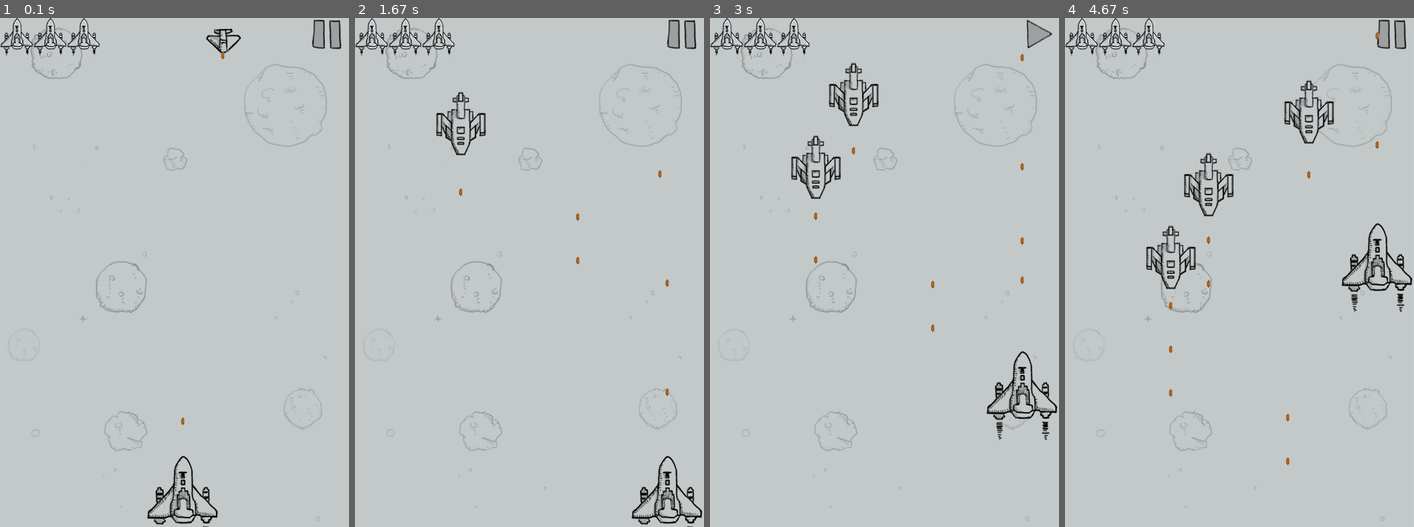
Above: before the commit, frames 1-4 (left to right).
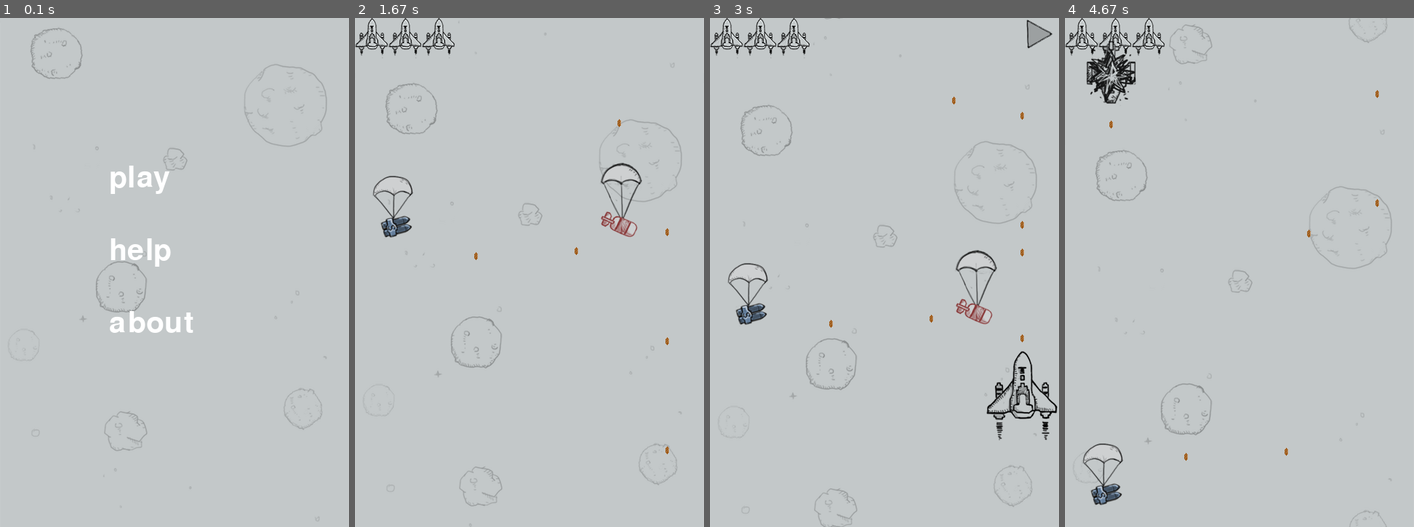
Above: after the commit, the same moments.

Repository: congweiH/AircraftWars-usePyGame
Game: pygame game, started from Main.py
Same seed, same stepped clock (60 frames per second), same inputs: the game is played once before the commit and once after it.
Inputs (mouse positions are in pixels of both pictures, inside the frame that each line leads up to):
- Up to frame 1 (0.1 s): no input
- Up to frame 2 (1.67 s): click (494, 180) at 0.38 s, where only the run after the commit has a clickable "play"; hold X 0.67-1.13 s; hold Right 0.67-1.13 s; hold Right 1.17-1.63 s; tap X at 1.23, 1.53 s
- Up to frame 3 (3 s): hold Up 1.67-1.97 s; tap X at 1.73, 2.07, 2.37 s; hold Right 2-2.47 s; tap Space at 2.15 s
- Up to frame 4 (4.67 s): tap X at 3.47, 3.77, 3.9, 4.3, 4.6 s; tap Space at 3.55 s; hold Up 3.83-4.2 s; hold Right from 4.23 s (still down)

The runs differ from the first frame. In frame 1, 3.3% of the frame differs, in the area x 0-98%, y 0-100%; in frame 2, 4.0%; in frame 3, 3.4%; in frame 4, 5.7%, in the area x 5-100%, y 0-100%.

Commit message:
实现敌机被击毁，子弹不会消失 整改了Main.py的代码

Diff:
--- /dev/null
+++ b/Background.py
@@ -0,0 +1,21 @@
+# -*- coding:UTF-8 -*-
+
+import pygame
+
+class Background(pygame.sprite.Sprite):
+    """游戏背景精灵"""
+
+    def __init__(self, is_alt=False):
+        super().__init__()
+        self.image = pygame.image.load('img/background.png')
+        self.rect = self.image.get_rect()
+        self.speed = 1
+        self.SCREEN_HEIGHT = 700
+        if is_alt:
+            self.rect.y = -self.rect.height
+
+    def update(self):
+        self.rect.y += self.speed
+        # 2.判断是否移出屏幕，如果移出屏幕，将图像设置到屏幕的上方
+        if self.rect.y >= self.SCREEN_HEIGHT:
+            self.rect.y = -self.rect.height
--- a/Bullet.py
+++ b/Bullet.py
@@ -11,8 +11,10 @@
         self.speed = 10
         self.flag = flag
 
-    def move(self):
+    def update(self):
         if self.flag == 1:  # 我方飞机
             self.rect.top -= self.speed
+        elif self.flag == -1:   # bomb
+            self.rect.top += self.speed - 6
         else:   # 敌机
             self.rect.top += self.speed - 7
--- /dev/null
+++ b/Cover.py
@@ -0,0 +1,126 @@
+# -*- coding:UTF-8 -*-
+import pygame
+from pygame.locals import *
+
+class Cover:
+    def __init__(self):
+        self.SCREEN_HEIGHT = 700
+        self.SCREEN_WIDTH = 480
+        pygame.init()  # 初始化pygame
+        self.screen = pygame.display.set_mode((self.SCREEN_WIDTH, self.SCREEN_HEIGHT))  # 显示窗口，screen是一个surface对象
+        pygame.display.set_caption("AircraftWars")  # 设置窗体标题
+        pygame.display.set_icon(pygame.image.load("img/life.png"))  # 设置icon
+
+        self.bg = pygame.image.load('img/background.png')
+        # 初始化
+        pygame.font.init()
+        # Font的第一个参数填写字体,None表示用默认字体
+        self.myfont = pygame.font.Font("STCAIYUN.TTF", 60)
+        # 可以理解为把文字转化为图片
+        self.play = self.myfont.render("play", True, (255, 255, 255))
+        self.help = self.myfont.render("help", True, (255, 255, 255))
+        self.about = self.myfont.render("about", True, (255, 255, 255))
+
+        self.is_quit = False
+
+        self.play_pos = (150,200)
+        self.help_pos = (150, 300)
+        self.about_pos = (150, 400)
+
+    def run(self):
+
+        while True:
+
+            self.screen.fill(0)
+            self.screen.blit(self.bg, (0, 0))
+            self.screen.blit(self.play, self.play_pos)
+            self.screen.blit(self.help, self.help_pos)
+            self.screen.blit(self.about, self.about_pos)
+
+            for event in pygame.event.get():
+                if event.type == pygame.QUIT:
+                    pygame.quit()
+                    exit()
+                if event.type == MOUSEBUTTONDOWN:
+                    M_x,M_y = event.pos
+                    if M_x>self.play_pos[0] and M_y>self.play_pos[1] and M_x<self.play_pos[0]+self.play.get_rect().width \
+                            and M_y<self.play_pos[1]+self.play.get_rect().height:
+                        self.is_quit = True
+                        break
+                    elif M_x>self.help_pos[0] and M_y>self.help_pos[1] and M_x<self.help_pos[0]+self.help.get_rect().width \
+                            and M_y<self.help_pos[1]+self.help.get_rect().height:
+                        self.Help()
+                    elif M_x>self.about_pos[0] and M_y>self.about_pos[1] and M_x<self.about_pos[0]+self.about.get_rect().width \
+                            and M_y<self.about_pos[1]+self.about.get_rect().height:
+                        self.About()
+
+            if self.is_quit:
+                break
+
+            pygame.display.update()
+
+    def Help(self):
+        self.myfont = pygame.font.Font("STCAIYUN.TTF", 30)
+        content1 = "up: player move up"
+        content2 = "down: player move down"
+        content3 = "left: player move left"
+        content4 = "right: player move right"
+        content5 = "space: for pause"
+        content6 = "    x: make bomb to take effect"
+        content1 = self.myfont.render(content1, True, (255,255,255))
+        content2 = self.myfont.render(content2, True, (255,255,255))
+        content3 = self.myfont.render(content3, True, (255,255,255))
+        content4 = self.myfont.render(content4, True, (255,255,255))
+        content5 = self.myfont.render(content5, True, (255,255,255))
+        content6 = self.myfont.render(content6, True, (255,255,255))
+        back = self.myfont.render("back", True, (255, 0, 0))
+        while True:
+            self.screen.fill(0)
+            self.screen.blit(self.bg, (0, 0))
+            self.screen.blit(content1, (0,0))
+            self.screen.blit(content2, (0, 50))
+            self.screen.blit(content3, (0, 100))
+            self.screen.blit(content4, (0, 150))
+            self.screen.blit(content5, (0, 200))
+            self.screen.blit(content6, (0, 250))
+            self.screen.blit(back, (400, 650))
+            for event in pygame.event.get():
+                if event.type == pygame.QUIT:
+                    pygame.quit()
+                    exit()
+                if event.type == MOUSEBUTTONDOWN:
+                    M_x, M_y = event.pos
+                    if M_x>400 and M_y>650 and M_x<400+back.get_rect().width \
+                            and M_y<650+back.get_rect().height:
+                        return
+
+            pygame.display.update()
+
+    def About(self):
+
+        self.myfont = pygame.font.Font("STCAIYUN.TTF", 30)
+        content1 = "author: Congwei Huang"
+        content2 = "Email: congwei_huang@163.com"
+        content1 = self.myfont.render(content1, True, (255, 255, 255))
+        content2 = self.myfont.render(content2, True, (255, 255, 255))
+        back = self.myfont.render("back", True, (255, 0, 0))
+        while True:
+            self.screen.fill(0)
+            self.screen.blit(self.bg, (0, 0))
+            self.screen.blit(content1, (0, 0))
+            self.screen.blit(content2, (0, 50))
+            self.screen.blit(back, (400, 650))
+            for event in pygame.event.get():
+                if event.type == pygame.QUIT:
+                    pygame.quit()
+                    exit()
+                if event.type == MOUSEBUTTONDOWN:
+                    M_x, M_y = event.pos
+                    if M_x > 400 and M_y > 650 and M_x < 400 + back.get_rect().width \
+                            and M_y < 650 + back.get_rect().height:
+                        return
+
+            pygame.display.update()
+
+if __name__ == '__main__':
+    Cover().run()
--- a/Enemy.py
+++ b/Enemy.py
@@ -13,15 +13,28 @@
         self.enemy_img = []
         self.enemy_down_imgs = []
         self.loadImg()
-        r = random.randint(0, 1)
-        self.image = self.enemy_img[r]
+
+        self.type = random.randint(0, 2)
+
+        if self.type == 0:
+            self.blood = 1
+        elif self.type == 1:
+            self.blood = 4
+        else:
+            self.blood = 8
+
+        self.image = self.enemy_img[self.type]
         self.rect = self.image.get_rect()
-        self.rect.topleft = [random.randint(0, SCREEN_WIDTH - self.image.get_rect().width), 0]
-        self.down_imgs = self.enemy_down_imgs[r]
+
+        self.down_imgs = self.enemy_down_imgs[self.type]
         self.speed = 2
         self.down_index = 0
         self.mask = pygame.mask.from_surface(self.image)
         self.fire_fre = 0
+
+        self.speedx = 2
+
+        self.rect.topleft = [random.randint(0, SCREEN_WIDTH - self.image.get_rect().width), 0]
 
     def loadImg(self):
         self.enemy_img = [pygame.image.load('img/enemy1.png'), pygame.image.load('img/enemy2.png'),
@@ -35,7 +48,16 @@
                             pygame.image.load('img/enemy3_down5.png'), pygame.image.load('img/enemy3_down6.png')]]
 
     def move(self):
-        self.rect.top += self.speed
+        if self.type == 0 or self.type == 1:
+            self.rect.top += self.speed
+        elif self.type == 2:    # boss
+            if self.rect.topleft == 0:
+                self.rect.topleft = 0
+            self.rect.x -= self.speedx
+            if self.rect.x <=10:
+                self.speedx = -self.speedx
+            if self.rect.x >= 300:
+                self.speedx = -self.speedx
 
     def fire(self, bullet_img, bullets):
         if self.fire_fre % 60 == 0:
--- a/Main.py
+++ b/Main.py
@@ -2,6 +2,10 @@
 from Player import *
 from pygame.locals import *
 from Enemy import *
+from Background import *
+import time
+from Cover import Cover
+
 
 class Main:
     def __init__(self):
@@ -10,7 +14,6 @@
         self.AGAIN_POS = self.AGAIN_X, self.AGAIN_Y = (self.SCREEN_WIDTH/2-150, self.SCREEN_HEIGHT/2-40)
         self.GAMEOVER_POS = self.GAMEOVER_X, self.GAMEOVER_Y = (self.SCREEN_WIDTH/2-150, self.SCREEN_HEIGHT/2+30)
         # 加载图片
-        self.background_img = pygame.image.load('img/background.png')
         self.again_img = pygame.image.load('img/again.png')
         self.gameover_img = pygame.image.load('img/gameover.png')
         self.pause_nor = pygame.image.load('img/pause_nor.png')
@@ -18,34 +21,52 @@
         self.pause_pressed = pygame.image.load('img/pause_pressed.png')
         self.resume_pressed = pygame.image.load('img/resume_pressed.png')
         self.bullet_img = pygame.image.load('img/bullet1.png')
-
+        self.bomb_supply = pygame.image.load('img/bomb_supply.png')
+        self.bullet_supply = pygame.image.load('img/bullet_supply.png')
+        # 背景
+        bg1 = Background()
+        bg2 = Background(True)
+        bg1.rect.y = 0
+        bg2.rect.y = -self.SCREEN_HEIGHT
+        self.back_groud = pygame.sprite.Group(bg1,bg2)
+
+        self.time = 0
         self.starting = True
+        self.score = 0
         # 玩家飞机
         self.player = Player()
         self.player_bullets = pygame.sprite.Group()
+
+        # 炸药包
+        self.bombs = pygame.sprite.Group()
+        self.bullets = pygame.sprite.Group()
 
         # 敌机
         self.enemies1 = pygame.sprite.Group()
         self.enemies_down = pygame.sprite.Group()
         self.enemy_bullets = pygame.sprite.Group()
         self.enemy_fre = 0
+        self.boss_alive = False
+
+        self.start_time = time.time()
 
         pygame.init()  # 初始化pygame
-        self.screen = pygame.display.set_mode((SCREEN_WIDTH, SCREEN_HEIGHT))  # 显示窗口，screen是一个surface对象
+        self.screen = pygame.display.set_mode((self.SCREEN_WIDTH, self.SCREEN_HEIGHT))  # 显示窗口，screen是一个surface对象
         pygame.display.set_caption("AircraftWars")  # 设置窗体标题
         pygame.display.set_icon(pygame.image.load("img/life.png"))  # 设置icon
 
     def run(self):
         """实现主要逻辑"""
         while True:
+
+            Cover().run()
+
             while self.starting:
                 # 设置游戏最大帧率为60
                 pygame.time.Clock().tick(60)
 
                 # 绘制背景
-                self.screen.fill(0)
-                self.screen.blit(self.background_img, (0, 0))
-                self.screen.blit(self.pause_nor, (SCREEN_WIDTH - self.pause_nor.get_rect().width, 0))
+                self.background_draw()
 
                 # 绘制玩家飞机
                 self.player_draw()
@@ -65,6 +86,12 @@
 
                 # 显示子弹
                 self.bullets_draw()
+                # bomb掉下来
+                self.bomb_down()
+                # 获得bomb
+                self.get_bomb()
+
+                self.get_bullet()
 
                 # 监听键盘事件
                 key_pressed = pygame.key.get_pressed()
@@ -84,11 +111,53 @@
 
             # 是否重新游戏
             while not self.starting:
-                if  self.restart() == True:
+                if True == self.restart():
                     break
+
+    def get_bullet(self):
+        bullets = pygame.sprite.spritecollide(self.player, self.bullets, 1, pygame.sprite.collide_mask)
+        if len(bullets) > 0:
+            self.player.base -= 3
+            if self.player.base <= 3:
+                self.player.base = 3
+
+    def make_bomb(self):
+        self.player.bomb -= 1
+        for enemy in self.enemies1:
+            self.enemies_down.add(enemy)
+            self.enemies1.remove(enemy)
+
+    def get_bomb(self):
+        bombs = pygame.sprite.spritecollide(self.player, self.bombs, 1, pygame.sprite.collide_mask)
+        if len(bombs) > 0:
+            for bomb in bombs:
+                self.player.bomb += 1
+
+    def bomb_down(self):
+        if self.time % 500 == 0:
+            self.bombs.add(Bullet(self.bomb_supply, [random.randint(0, SCREEN_WIDTH - 50), 0],-1))
+        if self.time % 600 == 0:
+            self.bullets.add(Bullet(self.bullet_supply, [random.randint(0, SCREEN_WIDTH - 50), 0],-1))
+
+        self.bullets.update()
+        self.bullets.draw(self.screen)
+
+        self.time += 1
+        if self.time > 100000:
+            self.time = 0
+
+        self.bombs.update()
+        self.bombs.draw(self.screen)
+
+    def background_draw(self):
+        self.screen.fill(0)
+        self.screen.blit(self.pause_nor, (SCREEN_WIDTH - self.pause_nor.get_rect().width, 0))
+        self.back_groud.update()
+        self.back_groud.draw(self.screen)
 
     def player_destory(self):
         """玩家击毁"""
+        if time.time() - self.start_time < 5: return False
         list = pygame.sprite.spritecollide(self.player, self.enemies1, False, pygame.sprite.collide_mask)
         if len(list) > 0:
             for i in list:
@@ -100,7 +169,18 @@
         """敌机击毁"""
         enemies1_down = pygame.sprite.groupcollide(self.enemies1, self.player_bullets, 1, 1)
         for enemy_down in enemies1_down:
-            self.enemies_down.add(enemy_down)
+            enemy_down.blood -= 1
+            if enemy_down.blood<=0:
+                if enemy_down.type == 0:
+                    self.score += 10
+                elif enemy_down.type == 1:
+                    self.score += 30
+                elif enemy_down.type == 2:
+                    self.score += 100
+                    self.boss_alive = False
+                self.enemies_down.add(enemy_down)
+            else:
+                self.enemies1.add(enemy_down)
 
         for enemy_down in self.enemies_down:
             if enemy_down.down_index > 7:
@@ -119,7 +199,12 @@
     def player_draw(self):
         """绘制玩家"""
         if not self.player.is_hit:
-            self.player.draw(self.screen)
+            if time.time() - self.start_time < 5:
+                if self.time % 2 == 0:
+                    self.player.draw(self.screen)
+            else:
+                self.player.draw(self.screen)
+            self.player.draw_life_bomb(self.screen)
             self.player.fire(self.bullet_img, self.player_bullets)
         else:
             if self.player.destory(self.screen):
@@ -128,11 +213,20 @@
                 self.player.rect.topleft = [200, 600]
                 self.player.img_index = 0
                 self.player.down_index = 0
+                self.player.base = 15
+                self.start_time = time.time()   # 开始计时
 
     def create_enemies(self):
         """生成敌机"""
+        if len(self.enemies1) >= 5:return
         if self.enemy_fre % 50 == 0:
             enemy1 = Enemy()
+            if enemy1.type == 2:
+                if self.boss_alive:
+                    while enemy1.type == 2:
+                        enemy1 = Enemy()
+                else:
+                    self.boss_alive = True
             self.enemies1.add(enemy1)
         self.enemy_fre += 1
         if self.enemy_fre >= 100:
@@ -143,6 +237,7 @@
         for enemy in self.enemies1:
             enemy.move()
             enemy.fire(self.bullet_img, self.enemy_bullets)
+            if time.time() - self.start_time < 5: continue
             if len(pygame.sprite.spritecollide(self.player, self.enemy_bullets, False,
                                                pygame.sprite.collide_mask)) > 0:
                 self.player.is_hit = True
@@ -153,11 +248,11 @@
         self.player_bullets.draw(self.screen)
         self.enemy_bullets.draw(self.screen)
         for bullet in self.player_bullets:
-            bullet.move()
+            bullet.update()
             if bullet.rect.bottom < 0:
                 self.player_bullets.remove(bullet)
         for bullet in self.enemy_bullets:
-            bullet.move()
+            bullet.update()
             if bullet.rect.top > SCREEN_HEIGHT:
                 self.enemy_bullets.remove(bullet)
 
@@ -179,12 +274,15 @@
                             while True:
                                 # 绘制暂停的画面
                                 self.screen.fill(0)
-                                self.screen.blit(self.background_img, (0, 0))
+                                self.back_groud.draw(self.screen)
                                 self.screen.blit(self.resume_nor, (self.SCREEN_WIDTH - self.resume_nor.get_rect().width, 0))
                                 self.player.draw(self.screen)
                                 self.player_bullets.draw(self.screen)
                                 self.enemies1.draw(self.screen)
                                 self.enemy_bullets.draw(self.screen)
+                                self.bombs.draw(self.screen)
+                                self.player.draw_life_bomb(self.screen)
+                                self.bullets.draw(self.screen)
 
                                 for event in pygame.event.get():
                                     if event.type == pygame.QUIT:
@@ -200,13 +298,24 @@
                                             pygame.display.update()
                                 pygame.display.update()
                     pygame.display.update()
+            if event.type == KEYDOWN and event.key == K_x:
+                self.make_bomb()
 
     def restart(self):
         """是否重新游戏"""
         self.screen.fill(0)
-        self.screen.blit(self.background_img, (0, 0))
+        self.back_groud.draw(self.screen)
         self.screen.blit(self.again_img, self.AGAIN_POS)
         self.screen.blit(self.gameover_img, self.GAMEOVER_POS)
+
+        # 初始化
+        pygame.font.init()
+        # Font的第一个参数填写字体,None表示用默认字体
+        myfont = pygame.font.Font(None, 60)
+        # 可以理解为把文字转化为图片
+        textImage = myfont.render("SCORE: "+str(self.score), True,(0,0,255))
+        # 将图片显示出来
+        self.screen.blit(textImage, (130, 200))
 
         for event in pygame.event.get():
             if event.type == pygame.QUIT:
--- a/Player.py
+++ b/Player.py
@@ -20,7 +20,10 @@
         self.is_hit = False
         self.fire_fre = 0
         self.life = 3
+        self.bomb = 0
+        self.base = 15
         self.life_img = pygame.image.load('img/life.png')
+        self.bomb_img = pygame.image.load('img/bomb.png')
         self.mask = pygame.mask.from_surface(self.image[0])
 
     def loadImage(self):
@@ -31,9 +34,14 @@
 
     def draw(self,screen):
         screen.blit(self.image[self.img_index], self.rect)
+
+    def draw_life_bomb(self,screen):
         delta = self.life_img.get_rect().width
         for i in range(self.life):
-            screen.blit(self.life_img,(i*delta,0))
+            screen.blit(self.life_img, (i * delta, 0))
+        delta = self.bomb_img.get_rect().height
+        for i in range(self.bomb):
+            screen.blit(self.bomb_img, (0, SCREEN_HEIGHT - delta - i * delta))
 
     def destory(self, screen):
         self.img_index=self.down_index
@@ -43,10 +51,10 @@
         self.down_index += 1
 
     def fire(self, bullet_img, bullets):
-        if self.fire_fre % 15 == 0:
+        if self.fire_fre % self.base == 0:
             bullets.add(Bullet(bullet_img, self.rect.midtop, 1))
         self.fire_fre += 1
-        if self.fire_fre >= 15:
+        if self.fire_fre >= self.base:
             self.fire_fre = 0
 
     def moveUp(self):
Binary file added: GIGI.TTF
Binary file added: JOKERMAN.TTF
Not shown, added: STCAIYUN.TTF
